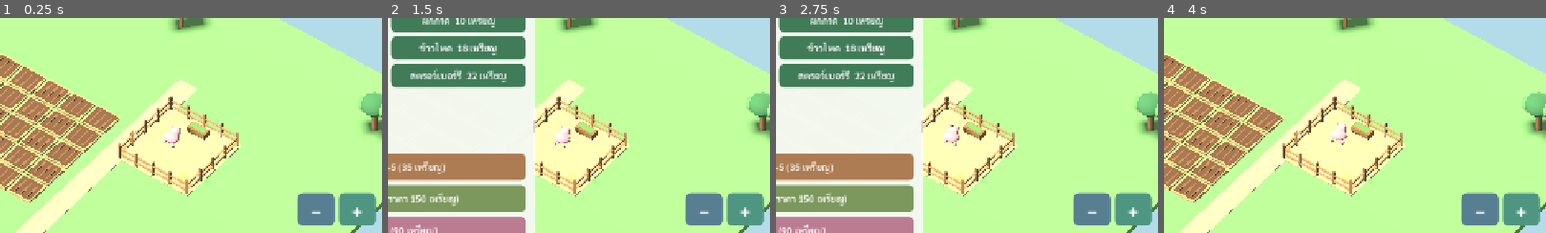
Above: before the commit, frames 1-4 (left to right).
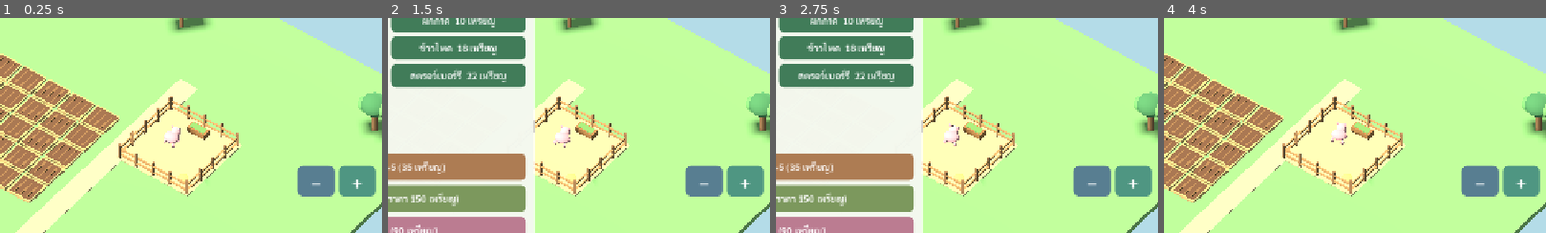
Above: after the commit, the same moments.

Repository: redfullmoon209-debug/happy-farm
Game: Godot game, scene res://scenes/Main.tscn
The game is run twice, just before and just after one commit, with the same random seed, the same clock (stepped at 60 frames per second) and the same inputs.
Inputs:
- Up to frame 1 (0.25 s): no input
- Up to frame 2 (1.5 s): click "กระเป๋า" at 0.5 s; click "ร้านค้า" at 1.25 s
- Up to frame 3 (2.75 s): click "ให้อาหาร" at 2 s
- Up to frame 4 (4 s): click "เลือกเมล็ด" at 2.75 s; click "พรวนดิน" at 3.5 s
The pictures show only the part of the screen within x 50-100%, y 29-79%; the shares and areas given below are measured in that part.

The runs differ from the first frame. In frame 1, 5.3% of the frame differs, in the area x 77-99%, y 68-97%; in frame 2, 5.3%; in frame 3, 5.3%; in frame 4, 5.3%.

Commit message:
Separate zoom controls well above Run and farming toolbar for touch layout

Diff:
--- a/scripts/Game.gd
+++ b/scripts/Game.gd
@@ -1014,9 +1014,10 @@
     set_box(stick_label, 26, h-184, 128, 27)
     set_box(run_button, w-139, h-151, 123, 62)
     set_box(jump_button, w-139, h-82, 123, 64)
-    var zoom_buttons_y: float = h-218.0 if w >= 700.0 else h-356.0
-    set_box(zoom_out_button, w-142, zoom_buttons_y, 62, 55)
-    set_box(zoom_in_button, w-73, zoom_buttons_y, 62, 55)
+    # Keep zoom entirely above the Run/Jump rail, with room for fonts.
+    var zoom_buttons_y: float = h-264.0 if w >= 700.0 else h-408.0
+    set_box(zoom_out_button, w-142, zoom_buttons_y, 62, 52)
+    set_box(zoom_in_button, w-73, zoom_buttons_y, 62, 52)
     stick.queue_redraw()
 
     var shop_w: float = minf(w-24.0, 490.0)
